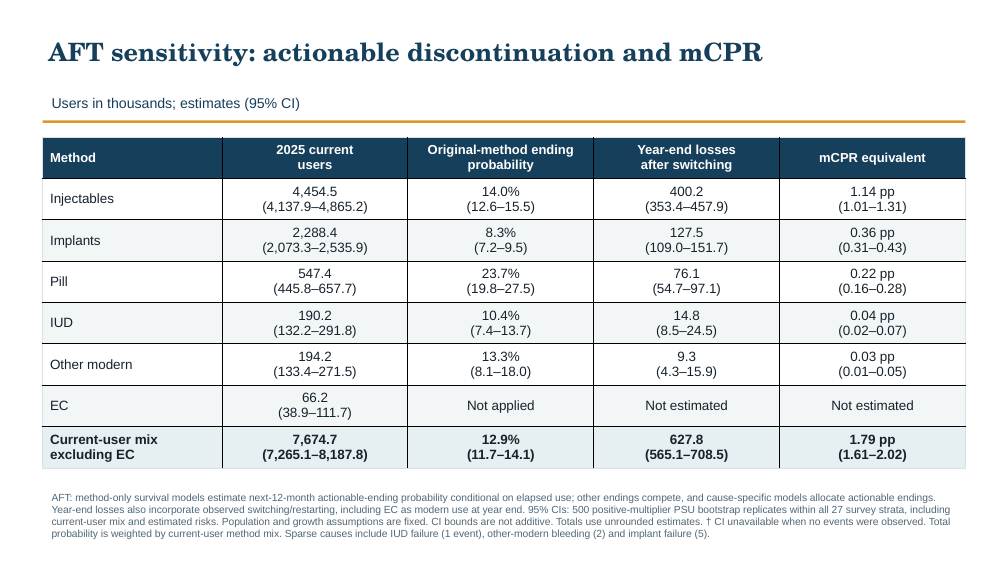
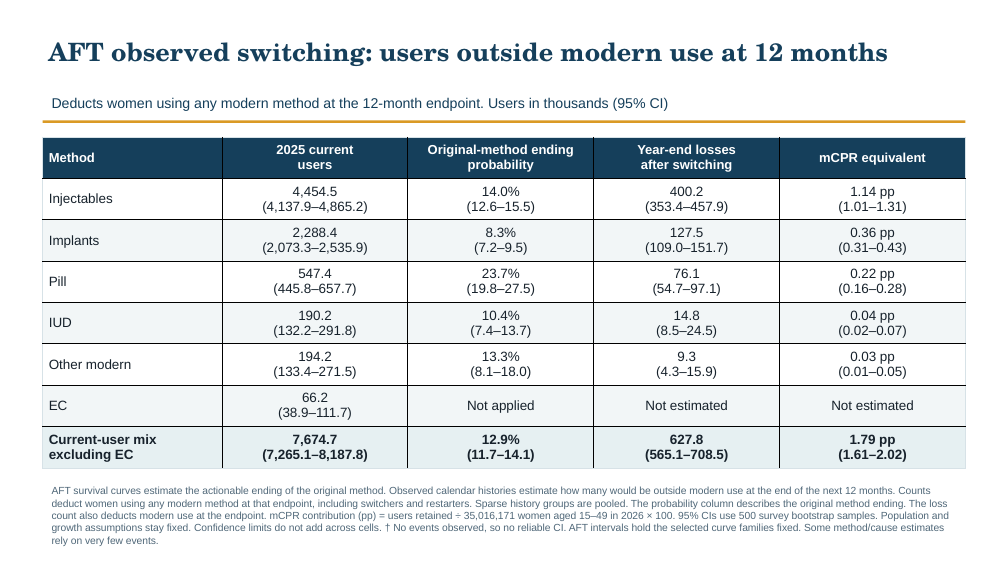
Before and after one commit to graciasierra6/Discontinuation-analyses, a slide deck: slide 80 of Ethiopia_analysis/ethiopia_presentation.pptx. Drawn at 1008x567 pixels with LibreOffice and Linux fonts; fonts in the diff are those of the drawing. Boxes give left, top, right and bottom in pixels: in the first picture for what was removed or moved away, otherwise in the second. Text is boxed around its words. In the diff, an @@ line names an element or a change of style, - is before the commit and + after.

```diff
--- a/Ethiopia_analysis/ethiopia_presentation.pptx
+++ b/Ethiopia_analysis/ethiopia_presentation.pptx
@@ text at bbox=[48, 42, 888, 66]: text changed @@
-AFT sensitivity: actionable discontinuation and mCPR
+AFT observed switching: users outside modern use at 12 months
@@ text at bbox=[52, 97, 669, 111]: text changed @@
-Users in thousands; estimates (95% CI)
+Deducts women using any modern method at the 12-month endpoint. Users in thousands (95% CI)
@@ text at bbox=[52, 487, 949, 546]: text changed @@
-AFT: method-only survival models estimate next-12-month actionable-ending probability conditional on elapsed use; other endings compete, and cause-specific models allocate actionable endings. Year-end losses also incorporate observed switching/restarting, including EC as modern use at year end. 95% CIs: 500 positive-multiplier PSU bootstrap replicates within all 27 survey strata, including current-user mix and estimated risks. Population and growth assumptions are fixed. CI bounds are not additive. Totals use unrounded estimates. † CI unavailable when no events were observed. Total probability is weighted by current-user method mix. Sparse causes include IUD failure (1 event), other-modern bleeding (2) and implant failure (5).
+AFT survival curves estimate the actionable ending of the original method. Observed calendar histories estimate how many would be outside modern use at the end of the next 12 months. Counts deduct women using any modern method at that endpoint, including switchers and restarters. Sparse history groups are pooled. The probability column describes the original method ending. The loss count also deducts modern use at the endpoint. mCPR contribution (pp) = users retained ÷ 35,016,171 women aged 15–49 in 2026 × 100. 95% CIs use 500 survey bootstrap samples. Population and growth assumptions stay fixed. Confidence limits do not add across cells. † No events observed, so no reliable CI. AFT intervals hold the selected curve families fixed. Some method/cause estimates rely on very few events.
```
Also in this commit, not shown: 51 other slides changed, 8 slides added, 32 other files.
